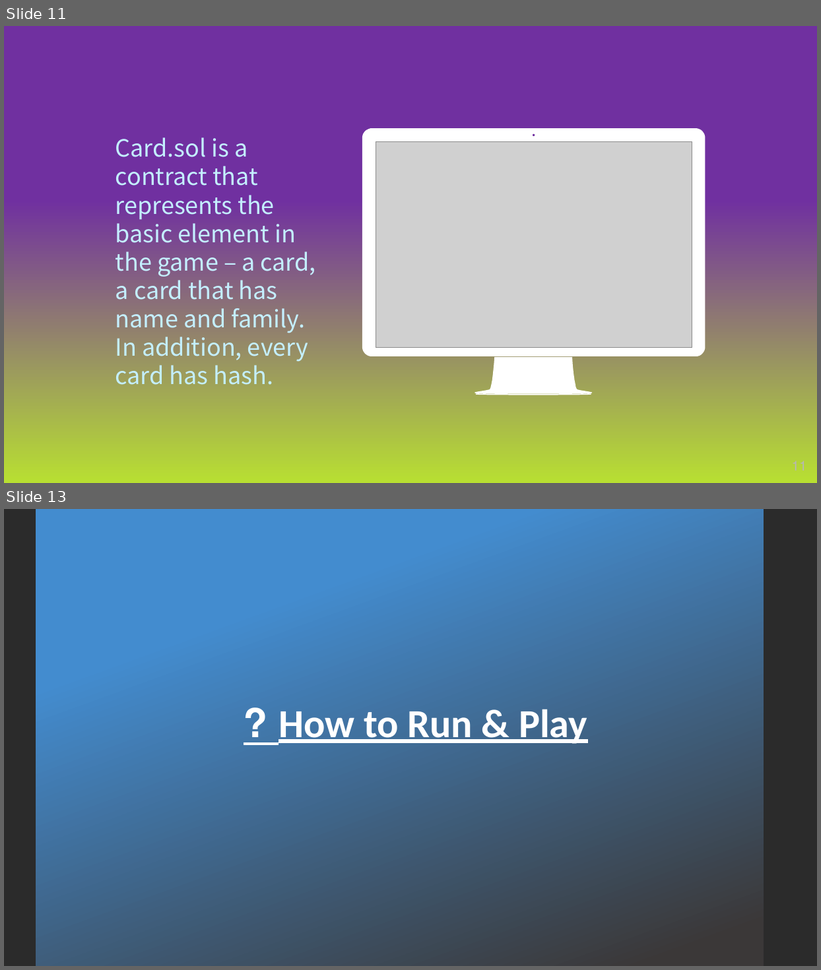
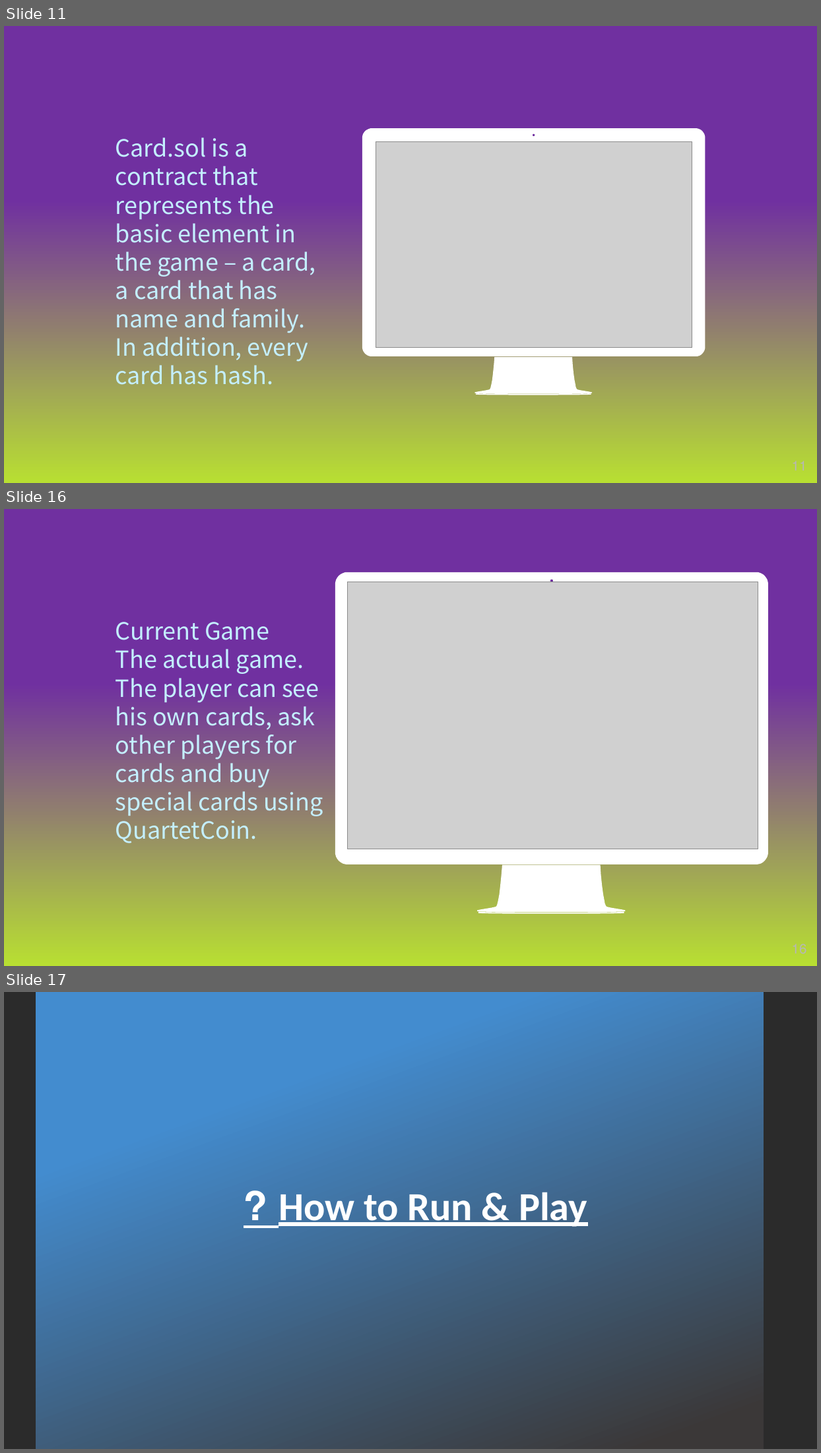
Before and after one commit to ronfri48/Play4Play, a slide deck: docs/Blockchain Final Project.pptx. Shown one above the other, each under a label of ours: slides 11 and 13 before the commit, slides 11, 16 and 17 after it; the slides between them are not shown. The pictures are 821x970 and 821x1453 pixels, drawn with LibreOffice and Linux fonts; fonts in the diff are those of the drawing; grey boxes stand for pictures; background and template pictures are left out; a plain dark background stands for a picture behind light text. Boxes give left, top, right and bottom in pixels: in the first picture for what was removed or moved away, otherwise in the second. Text is boxed around its words. In the diff, an @@ line names an element or a change of style, - is before the commit and + after.

```diff
--- a/docs/Blockchain Final Project.pptx
+++ b/docs/Blockchain Final Project.pptx
@@ slide 16 added at [4,509,817,966], background picture (left out) @@
@@ freeform shape added at [335,572,768,915], fill #FFFFFF @@
@@ picture added at [347,582,758,850] @@
@@ text added at [116,622,323,844], 28 pt, text #C4EFFF @@
+Current Game
+The actual game. The player can see his own cards, ask other players for cards and buy special cards using QuartetCoin.
@@ page number added at [792,944,807,955], 16 pt, text #B7B7B7 @@
+16
@@ what was slide 13 is now slide 17 @@
```
Also in this commit, not shown: 4 slides changed, 3 other slides added, 2 slides removed.
